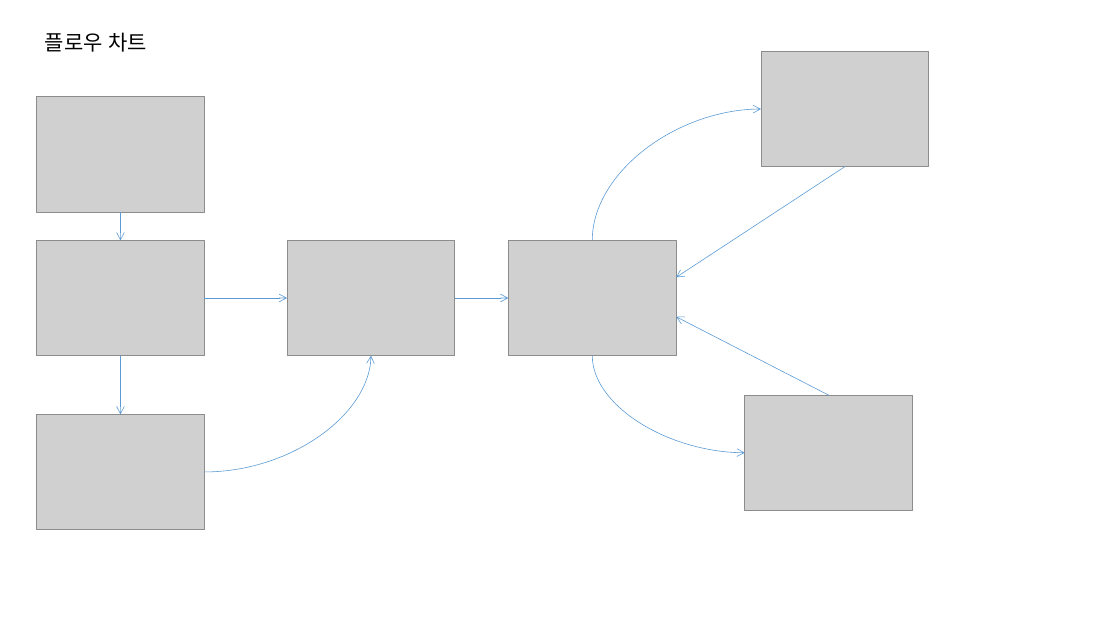
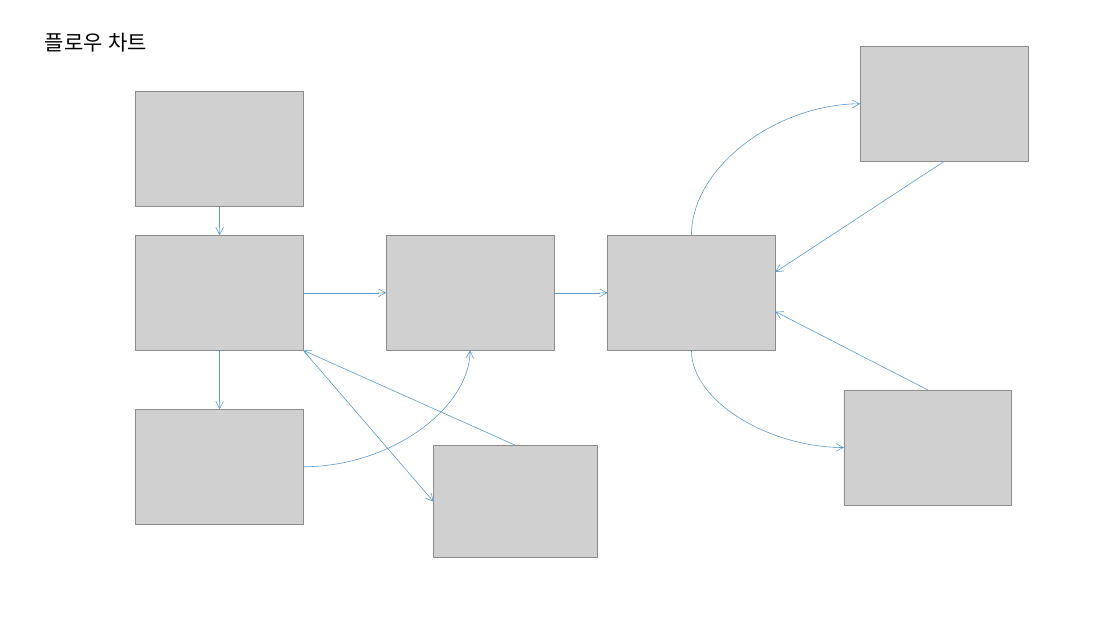
Before and after one commit to masima305/opensourceClass, a slide deck: slide 13 of project#1/메모장 기획.pptx (slide 11 before the commit). Drawn at 1120x630 pixels with LibreOffice and Linux fonts; fonts in the diff are those of the drawing; grey boxes stand for pictures. Boxes give left, top, right and bottom in pixels: in the first picture for what was removed or moved away, otherwise in the second. Text is boxed around its words. In the diff, an @@ line names an element or a change of style, - is before the commit and + after.

```diff
--- a/project#1/메모장 기획.pptx
+++ b/project#1/메모장 기획.pptx
@@ 7 pictures, 6 arrows, 3 curved arrows: place and size @@
-7 pictures, 6 arrows, 3 curved arrows at (37,51,929,529)
+7 pictures, 6 arrows, 3 curved arrows at (136,46,1028,524)
@@ arrow added from (303, 351) to (434, 502), #5B9BD5 0.5 pt @@
@@ arrow added from (516, 445) to (303, 350), #5B9BD5 0.5 pt @@
@@ picture added at (434,445,597,558) @@
```
Also in this commit, not shown: 6 other slides changed, 2 slides added.
